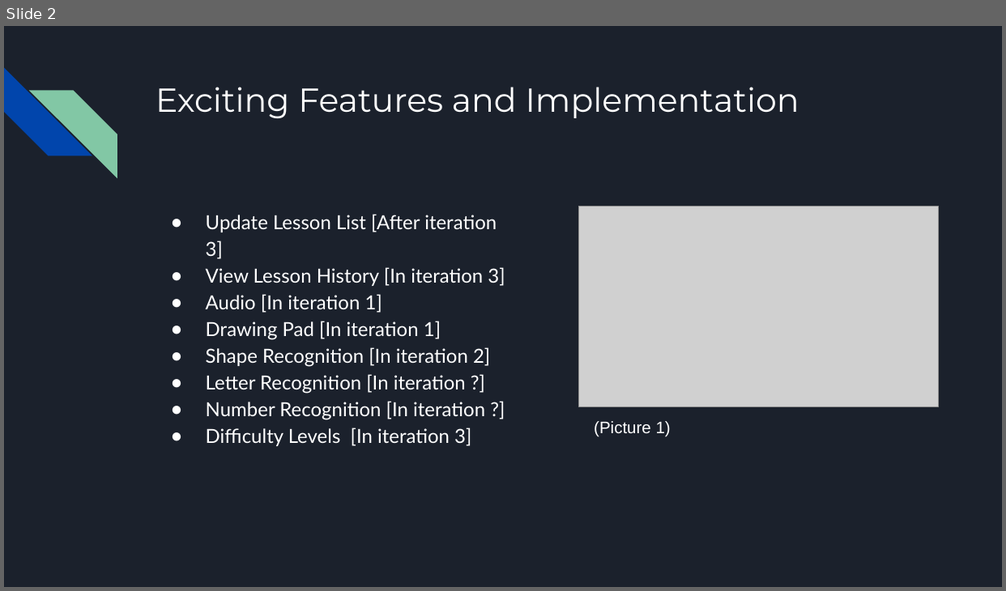
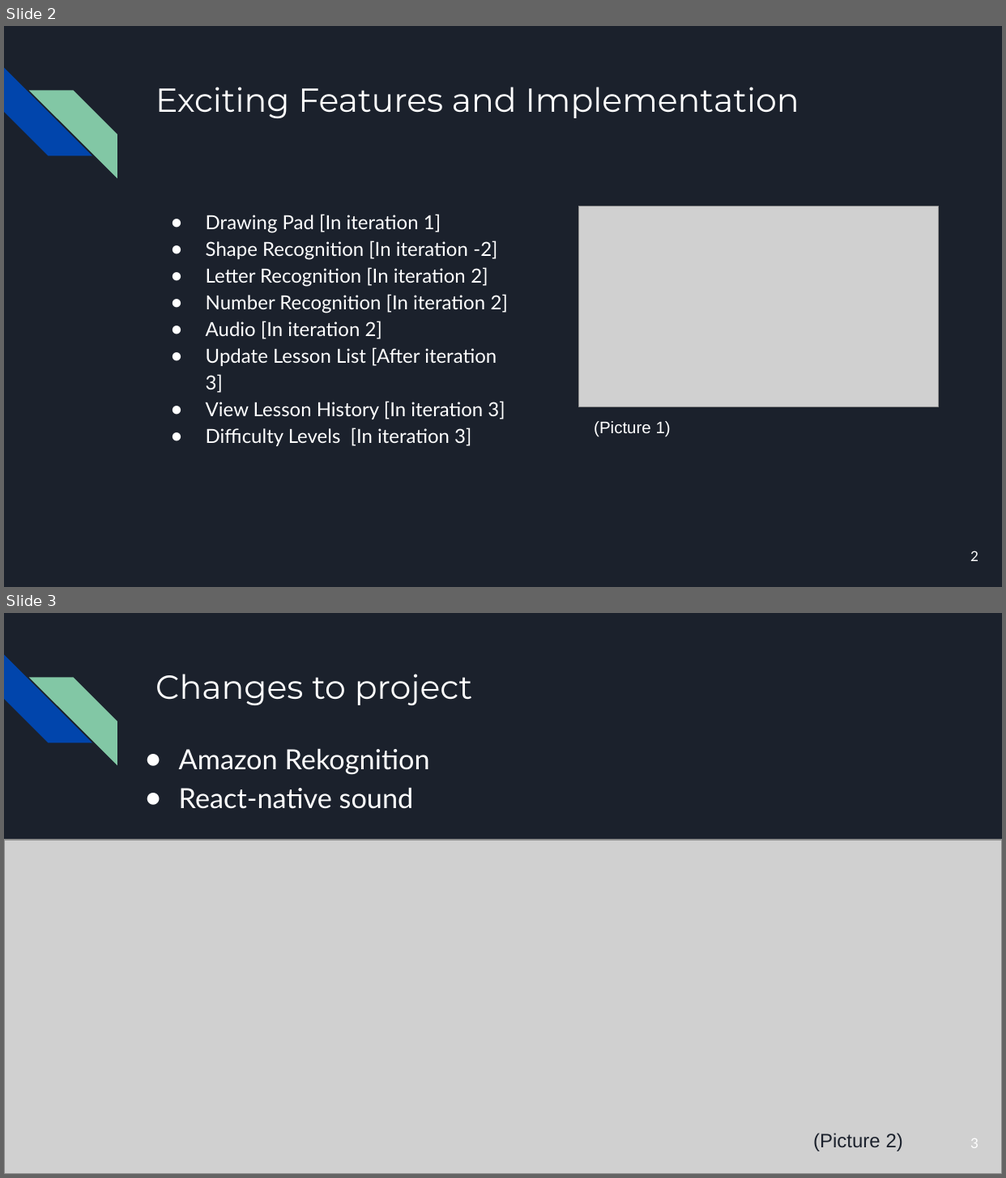
Before and after one commit to zacherygentry/CSE-3311, a slide deck: edU_ Iteration 1.pptx. Shown one above the other, each under a label of ours: slide 2 before the commit, slides 2 and 3 after it. The pictures are 1006x591 and 1006x1178 pixels, drawn with LibreOffice and Linux fonts; fonts in the diff are those of the drawing; grey boxes stand for pictures. Boxes give left, top, right and bottom in pixels: in the first picture for what was removed or moved away, otherwise in the second. Text is boxed around its words. In the diff, an @@ line names an element or a change of style, - is before the commit and + after.

```diff
--- a/edU_ Iteration 1.pptx
+++ b/edU_ Iteration 1.pptx
@@ slide 3 added at box(4, 613, 1002, 1174), background #1B212C; not listed: 2 template elements that a slide beside it also shows @@
@@ title added at box(155, 674, 473, 705), 24 pt, text #FFFFFF @@
+Changes to project
@@ text added at box(179, 748, 430, 809), 20 pt, text #FFFFFF @@
+● Amazon Rekognition
+● React-native sound
@@ picture added at box(4, 840, 1002, 1174) @@
@@ text added at box(813, 1133, 903, 1152), 14 pt, text #1B212C @@
+(Picture 2)
@@ page number added at box(970, 1139, 978, 1148), 10 pt, text #FFFFFF @@
+3
@@ slide 2 changed as well @@
@@ text at box(206, 214, 508, 339): paragraphs added @@
+● Drawing Pad [In iteration 1]
+● Shape Recognition [In iteration -2]
+● Letter Recognition [In iteration 2]
+● Number Recognition [In iteration 2]
+● Audio [In iteration 2]
@@ text at box(206, 294, 490, 420): paragraphs removed @@
-● Audio [In iteration 1]
-● Drawing Pad [In iteration 1]
-● Shape Recognition [In iteration 2]
-● Letter Recognition [In iteration ?]
-● Number Recognition [In iteration ?]
@@ page number added at box(970, 551, 978, 561), 10 pt, text #FFFFFF @@
+2
```
Also in this commit, not shown: 5 other slides changed, 1 other slide added.
